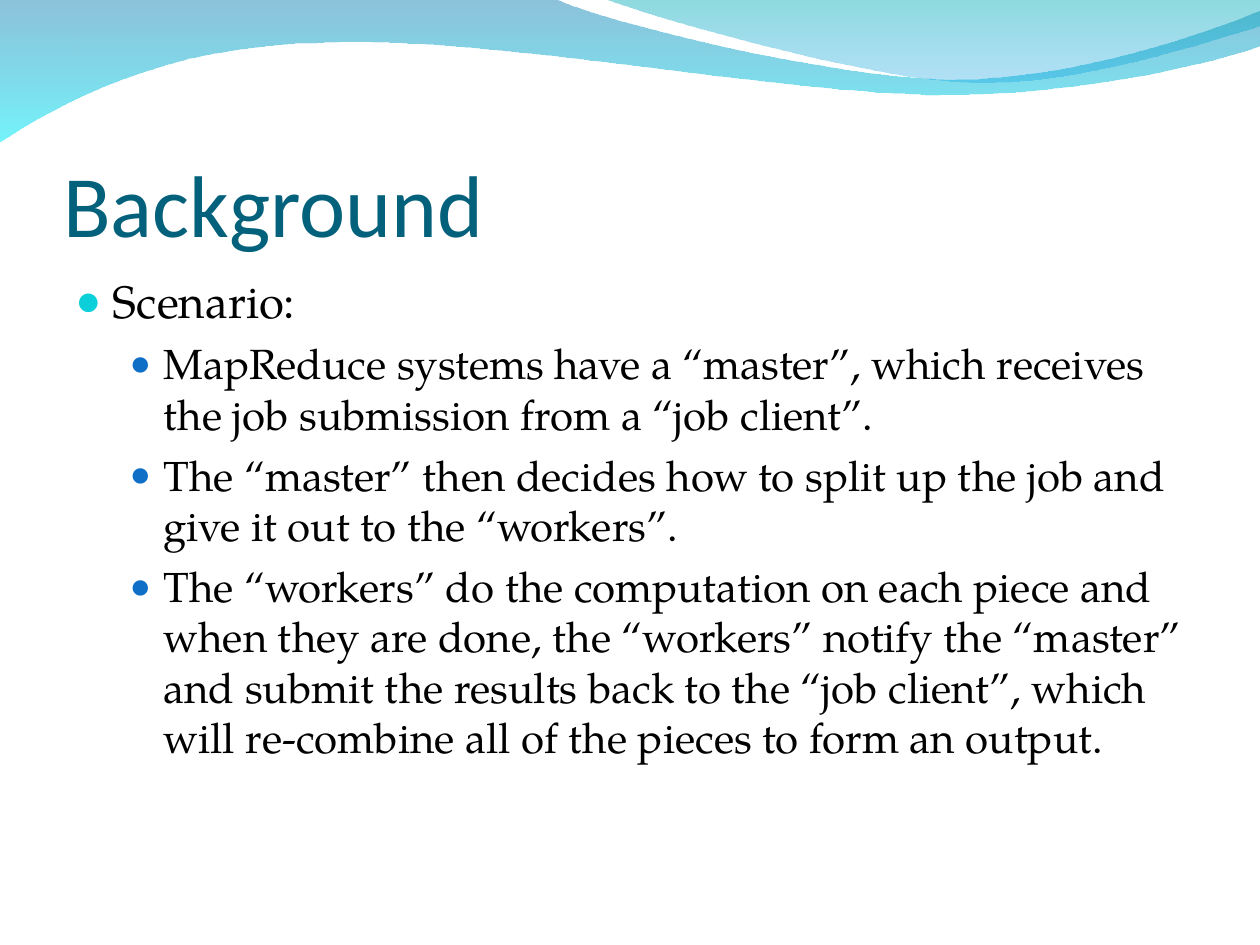
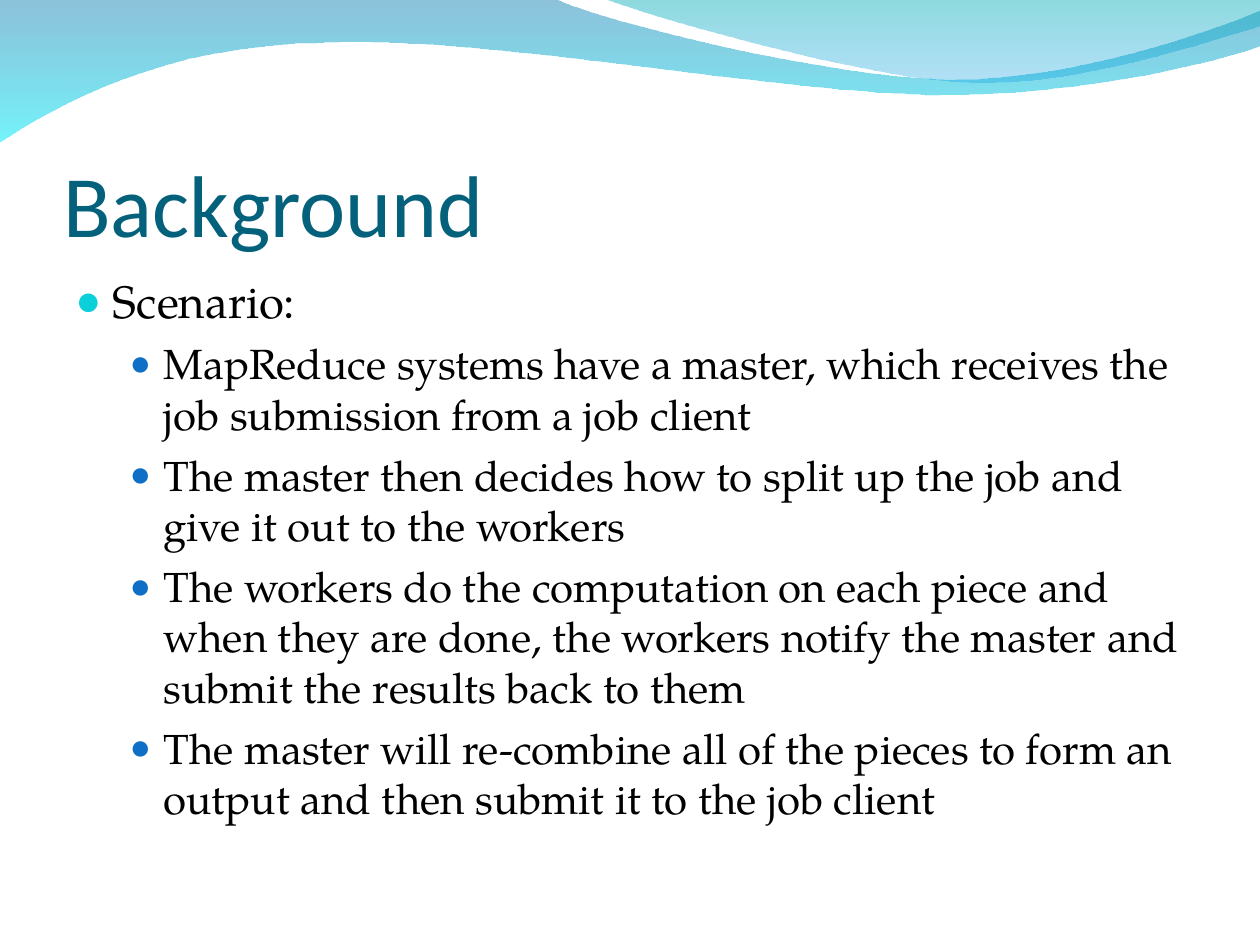
Before and after one commit to osecki/cs647, a slide deck: slide 9 of Documentation/Final Paper and Slides/MapReduce Final Presentation.ppt. Drawn at 1260x945 pixels with LibreOffice and Linux fonts; fonts in the diff are those of the drawing; background and template pictures are left out. Boxes give left, top, right and bottom in pixels: in the first picture for what was removed or moved away, otherwise in the second. Text is boxed around its words. In the diff, an @@ line names an element or a change of style, - is before the commit and + after.

Commit message:
Final commit. Everything is done! Zip that has been submitted it included.

```diff
--- a/Documentation/Final Paper and Slides/MapReduce Final Presentation.ppt
+++ b/Documentation/Final Paper and Slides/MapReduce Final Presentation.ppt
@@ text at (x1=164, y1=348, x2=1178, y2=826): text changed @@
-  ● MapReduce systems have a “master”, which receives the job submission from a “job client”.
-  ● The “master” then decides how to split up the job and give it out to the “workers”.
-  ● The “workers” do the computation on each piece and when they are done, the “workers” notify the “master” and submit the results back to the “job client”, which will re-combine all of the pieces to form an output.
+  ● MapReduce systems have a master, which receives the job submission from a job client
+  ● The master then decides how to split up the job and give it out to the workers
+  ● The workers do the computation on each piece and when they are done, the workers notify the master and submit the results back to them
+  ● The master will re-combine all of the pieces to form an output and then submit it to the job client
```
Also in this commit, not shown: 22 other slides changed, 5 other files.
